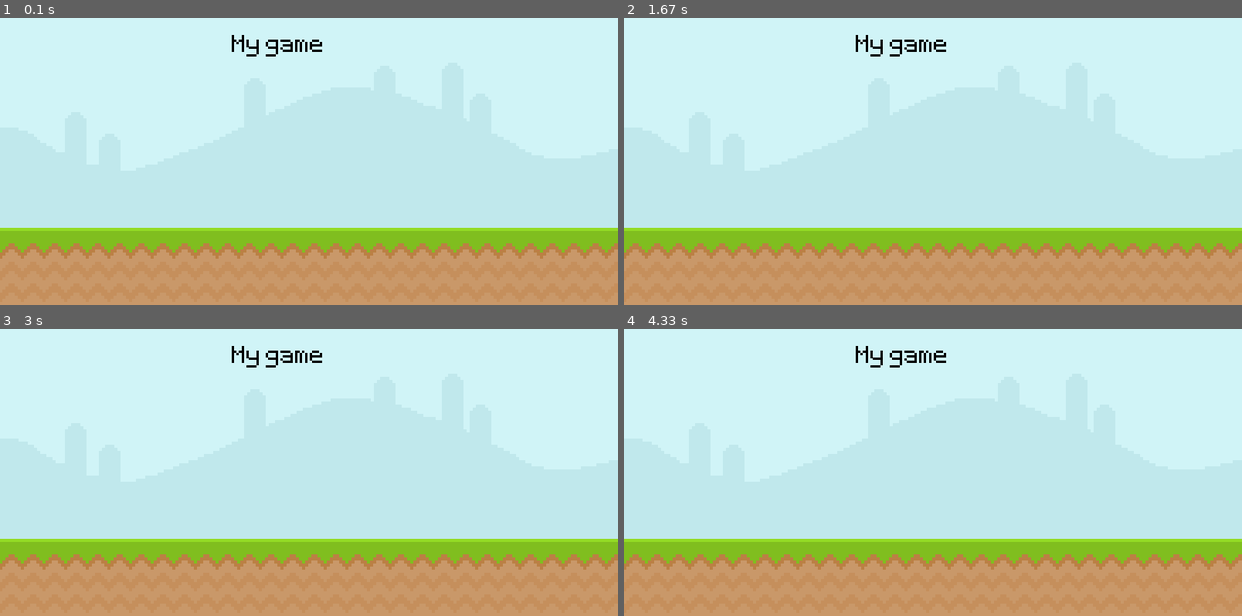
Above: before the commit, frames 1-4 (two rows, left to right).
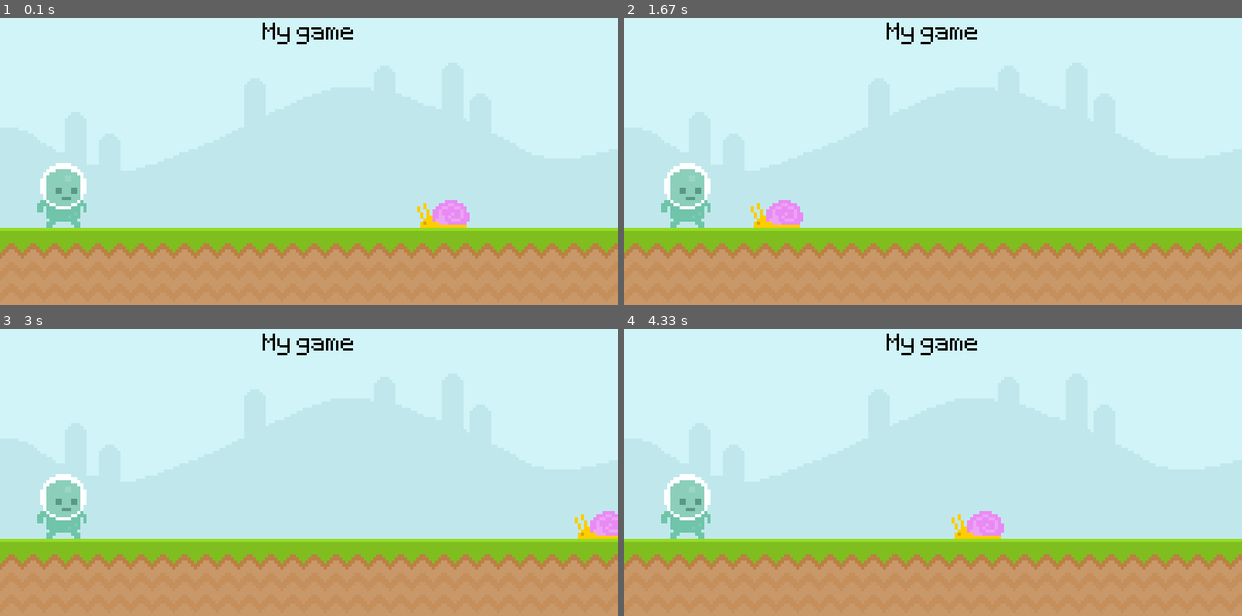
Above: after the commit, the same moments.

Repository: sunkgrub/PygameTest
Game: pygame game, started from PygameTest/main.py
Same seed, same stepped clock (60 frames per second), same inputs: the game is played once before the commit and once after it.
Inputs:
- Up to frame 1 (0.1 s): no input
- Up to frame 2 (1.67 s): no input
- Up to frame 3 (3 s): no input
- Up to frame 4 (4.33 s): no input

The runs differ from the first frame. In frame 1, 2.6% of the frame differs, in the area x 6-76%, y 1-74%; in frame 2, 2.6%; in frame 3, 2.5%; in frame 4, 2.6%.

Commit message:
Updated Main.py

Diff:
--- a/PygameTest/main.py
+++ b/PygameTest/main.py
@@ -10,9 +10,18 @@
 clock = pygame.time.Clock()
 test_font = pygame.font.Font("font/Pixeltype.ttf", 50)
 
-sky_surface = pygame.image.load('graphics/sky.png')
-ground_surface = pygame.image.load('graphics/ground.png')
+sky_surface = pygame.image.load('graphics/sky.png').convert()
+ground_surface = pygame.image.load('graphics/ground.png').convert()
+
 text_surface = test_font.render('My game', False, 'black',)
+text_rect = text_surface.get_rect(center=(400,50))
+
+snail_surf = pygame.image.load('graphics/snail/snail1.png').convert_alpha()
+snail_rect = snail_surf.get_rect(midbottom=(600, 300))
+
+
+player_surf = pygame.image.load('graphics/Player/player_walk_1.png').convert_alpha()
+player_rect = player_surf.get_rect(midbottom=(80, 300))
 
 while True:
     for event in pygame.event.get():
@@ -20,9 +29,19 @@
             pygame.quit()
             exit()
 
+        # if event.type == pygame.MOUSEMOTION:
+        #     if player_rect.collidepoint(event.pos):
+        #         print('collision!')
+
     screen.blit(sky_surface, (0, 0))
     screen.blit(ground_surface, (0, 300))
-    screen.blit(text_surface, (300,50))
+    screen.blit(text_surface, text_rect)
+
+    snail_rect.x -= 4
+    if snail_rect.x <= -100:
+        snail_rect.x = 800
+    screen.blit(snail_surf, snail_rect)
+    screen.blit(player_surf, player_rect)
 
     pygame.display.update()
     clock.tick(60)
